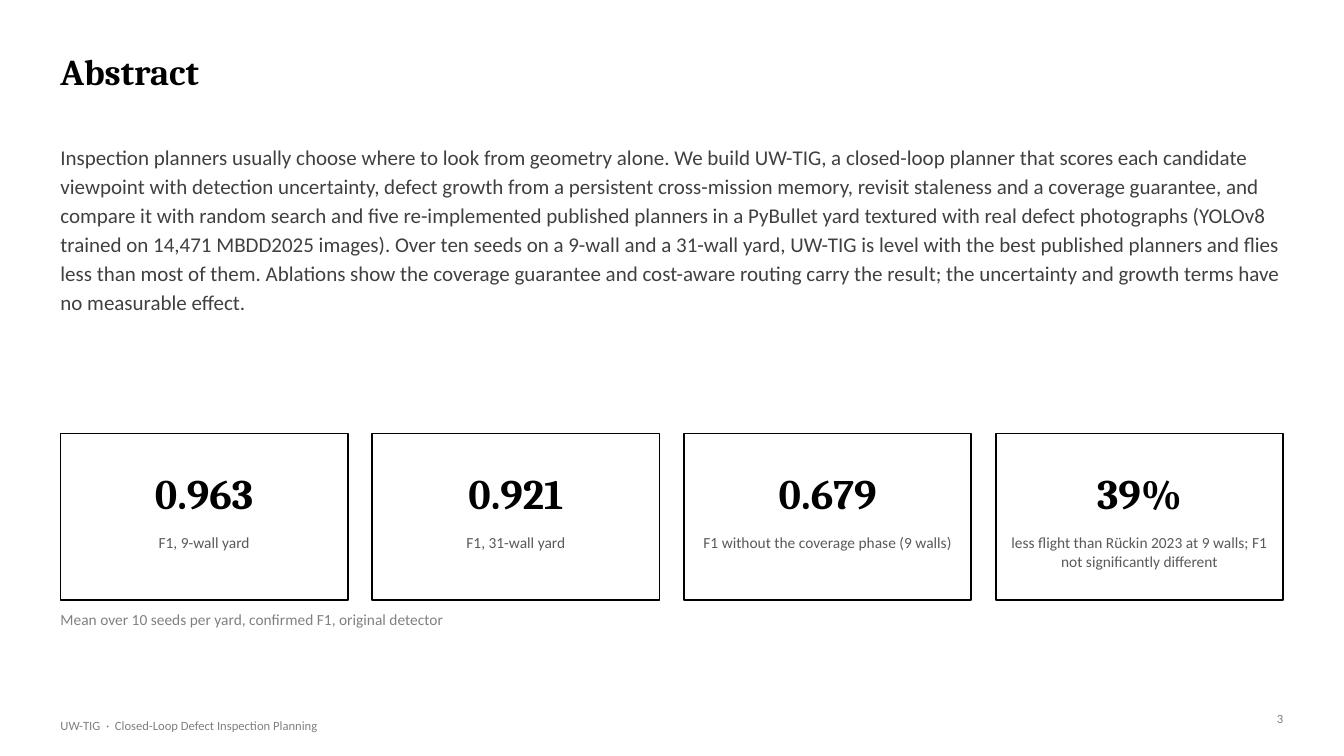
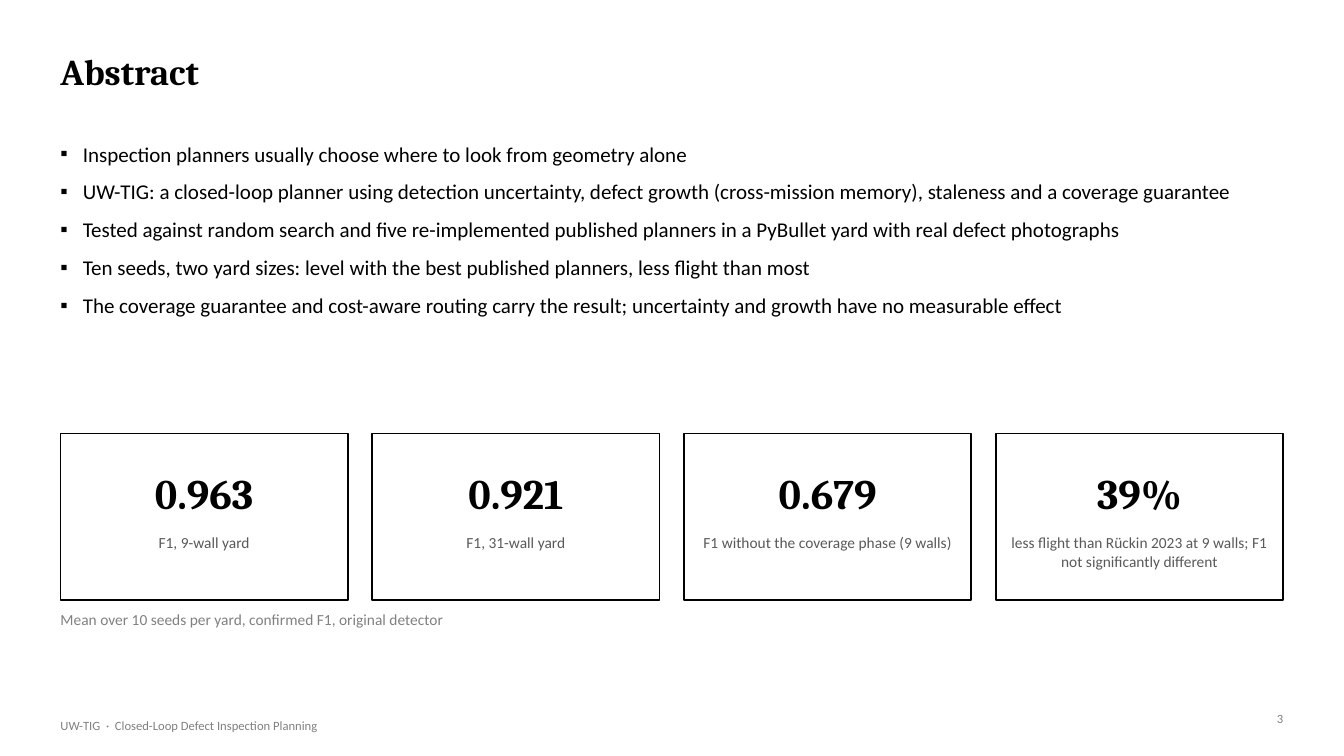
Before and after one commit to DrNeel11/project_work_1, a slide deck: slide 3 of drone-sim-today/UW-TIG_Review_Deck.pptx. Drawn at 1344x756 pixels with LibreOffice and Linux fonts; fonts in the diff are those of the drawing. Boxes give left, top, right and bottom in pixels: in the first picture for what was removed or moved away, otherwise in the second. Text is boxed around its words. In the diff, an @@ line names an element or a change of style, - is before the commit and + after.

```diff
--- a/drone-sim-today/UW-TIG_Review_Deck.pptx
+++ b/drone-sim-today/UW-TIG_Review_Deck.pptx
@@ text at (83, 147, 1229, 317): text changed; text colour #404040 to #000000 @@
-Inspection planners usually choose where to look from geometry alone. We build UW-TIG, a closed-loop planner that scores each candidate viewpoint with detection uncertainty, defect growth from a persistent cross-mission memory, revisit staleness and a coverage guarantee, and compare it with random search and five re-implemented published planners in a PyBullet yard textured with real defect photographs (YOLOv8 trained on 14,471 MBDD2025 images). Over ten seeds on a 9-wall and a 31-wall yard, UW-TIG is level with the best published planners and flies less than most of them. Ablations show the coverage guarantee and cost-aware routing carry the result; the uncertainty and growth terms have no measurable effect.
+▪ Inspection planners usually choose where to look from geometry alone
+▪ UW-TIG: a closed-loop planner using detection uncertainty, defect growth (cross-mission memory), staleness and a coverage guarantee
+▪ Tested against random search and five re-implemented published planners in a PyBullet yard with real defect photographs
+▪ Ten seeds, two yard sizes: level with the best published planners, less flight than most
+▪ The coverage guarantee and cost-aware routing carry the result; uncertainty and growth have no measurable effect
```
Also in this commit, not shown: 11 other slides changed, 1 other file.
